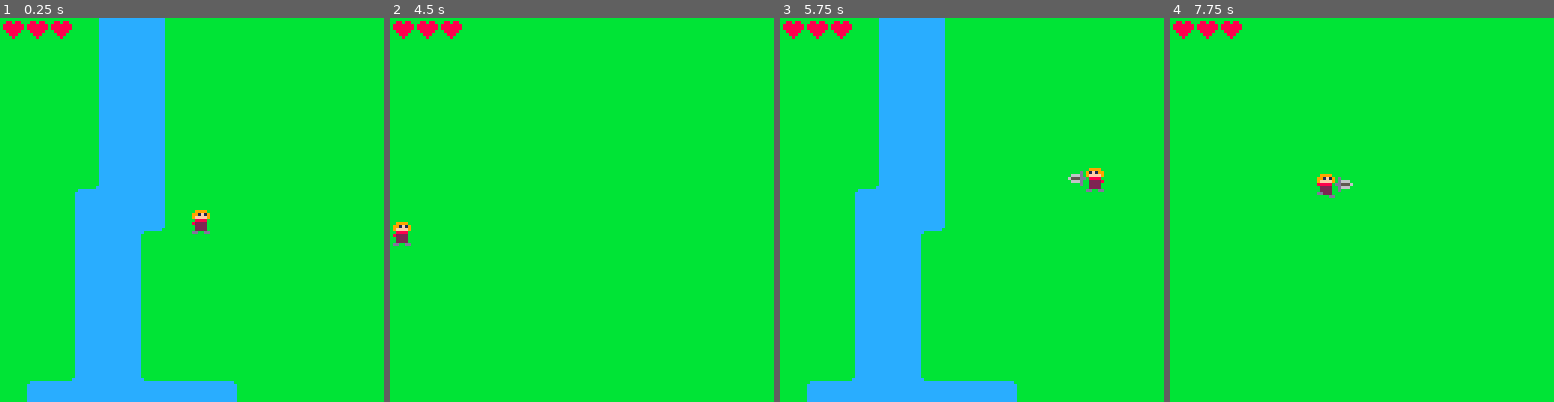
Above: before the commit, frames 1-4 (left to right).
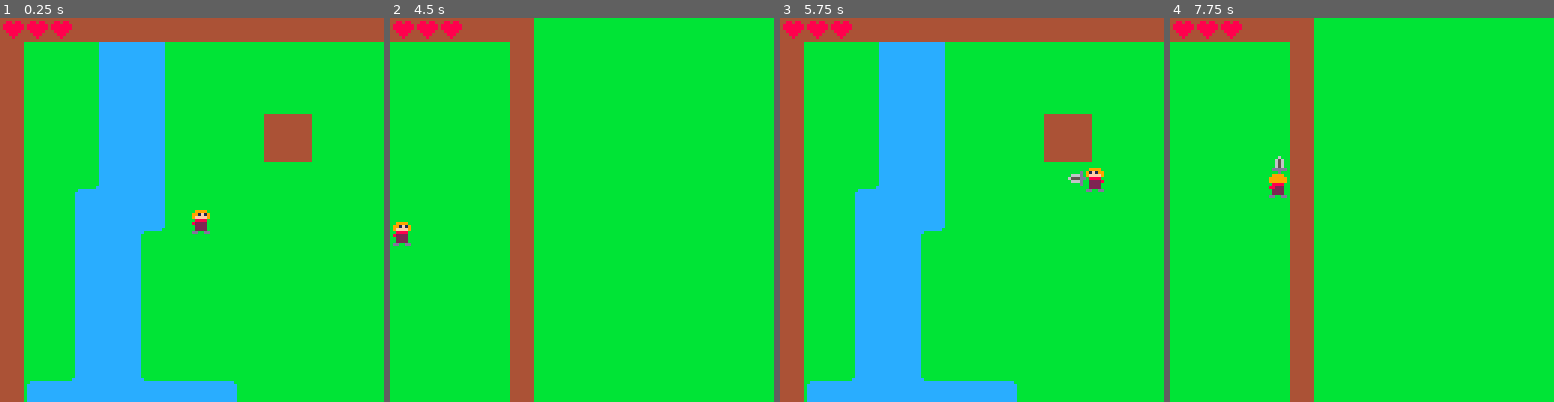
Above: after the commit, the same moments.

Repository: annydalch/pico8adventure
Game: PICO-8 cartridge adventure.p8
The game is run twice, just before and just after one commit, with the same random seed, the same clock (stepped at 60 frames per second) and the same inputs.
Inputs:
- Up to frame 1 (0.25 s): no input
- Up to frame 2 (4.5 s): tap O (Z key) at 0.7, 1.7, 2.1, 2.5, 2.9, 3.3, 3.7, 4.1 s; hold Right 1.6-2.1 s; hold Up 2.15-2.42 s; hold Right 2.47-3.03 s; hold Left 3.08-3.58 s; hold Down 3.63-3.97 s; hold Right from 4.02 s (still down)
- Up to frame 3 (5.75 s): tap O (Z key) every 0.4 s from 4.5 to 5.7 s; release Right at 4.68 s; hold Up 4.73-5.03 s; hold Left 5.08-5.68 s; hold Down from 5.73 s (still down)
- Up to frame 4 (7.75 s): release Down at 6.03 s; hold Right 6.08-6.58 s; tap O (Z key) every 0.4 s from 6.1 to 7.7 s; hold Right 6.63-7.13 s; hold Up 7.18-7.45 s; hold Right from 7.5 s (still down)

The runs differ from the first frame. In frame 1, 13% of the frame differs, in the area x 0-100%, y 0-100%; in frame 2, 7.7%; in frame 3, 13%; in frame 4, 8.3%.

Commit message:
added some rocks? to the map

Diff:
--- a/adventure.p8
+++ b/adventure.p8
@@ -208,6 +208,15 @@
    else
       return true
    end
+end
+
+function checkcanmove(entity, x, y)
+   if not checklocationforimpass(entity, x, y, 4) and not entity.flippers then
+      return false
+   elseif not checklocationforimpass(entity, x, y, 0) then
+      return false
+   end
+   return true
 end
 
 function playersetdirection(dx, dy)
@@ -260,10 +269,9 @@
 end
 function updateplayer(self)
    local movx, movy = checkmovebuttons()
-   if (checklocationforimpass(self,
+   if (checkcanmove(self,
 			     self.x + movx,
-			     self.y + movy,
-			     4)) then
+			     self.y + movy)) then
       self.x += movx
       self.y += movy
       playeradvancestate(self, movx, movy)
@@ -485,31 +493,31 @@
 0000000000000000101010010000000000000000000000001010100000000000000000000000000010101000000000000000000000000000000000000000000000000000000000000000000000000000000000000000000000000000000000000000000000000000000000000000000000000000000000000000000000000000
 0000000000000000000000000000000000000000000000000000000000000000000000000000000000000000000000000000000000000000000000000000000000000000000000000000000000000000000000000000000000000000000000000000000000000000000000000000000000000000000000000000000000000000
 __map__
-0606060618191a06060606060606060606060606060606060606060606060606060606060606060606060606060606060606060606060606000000000000000000000000000000000000000000000000000000000000000000000000000000000000000000000000000000000000000000000000000000000000000000000000
-0606060618191a06060606060606060606060606060606060606060606060606060606060606060606060606060606060606060606060606000000000000000000000000000000000000000000000000000000000000000000000000000000000000000000000000000000000000000000000000000000000000000000000000
-0606060618191a06060606060606060606060606060606060606060606060606060606060606060606060606060606060606060606060606000000000000000000000000000000000000000000000000000000000000000000000000000000000000000000000000000000000000000000000000000000000000000000000000
-0606060618191a06060606060606060606060606060606060606060606060606060606060606060606060606060606060606060606060606000000000000000000000000000000000000000000000000000000000000000000000000000000000000000000000000000000000000000000000000000000000000000000000000
-0606060618191a06060606060606060606060606060606060606060606060606060606060606060606060606060606060606060606060606000000000000000000000000000000000000000000000000000000000000000000000000000000000000000000000000000000000000000000000000000000000000000000000000
-0606060618191a06060606060606060606060606060606060606060606060606060606060606060606060606060606060606060606060606000000000000000000000000000000000000000000000000000000000000000000000000000000000000000000000000000000000000000000000000000000000000000000000000
-0606060618191a06060606060606060606060606060606060606060606060606060606060606060606060606060606060606060606060606000000000000000000000000000000000000000000000000000000000000000000000000000000000000000000000000000000000000000000000000000000000000000000000000
-0606060819191a06060606060606060606060606060606060606060606060606060606060606060606060606060606060606060606060606000000000000000000000000000000000000000000000000000000000000000000000000000000000000000000000000000000000000000000000000000000000000000000000000
-0606061819192a06060606060606060606060606060606060606060606060606060606060606060606060606060606060606060606060606000000000000000000000000000000000000000000000000000000000000000000000000000000000000000000000000000000000000000000000000000000000000000000000000
-06060618191a0606060606060606060606060606060606060606060606060606060606060606060606060606060606060606060606060606000000000000000000000000000000000000000000000000000000000000000000000000000000000000000000000000000000000000000000000000000000000000000000000000
-06060618191a0606060606060606060606060606060606060606060606060606060606060606060606060606060606060606060606060606000000000000000000000000000000000000000000000000000000000000000000000000000000000000000000000000000000000000000000000000000000000000000000000000
-06060618191a0606060606060606060606060606060606060606060606060606060606060606060606060606060606060606060606060606000000000000000000000000000000000000000000000000000000000000000000000000000000000000000000000000000000000000000000000000000000000000000000000000
-06060618191a0606060606060606060606060606060606060606060606060606060606060606060606060606060606060606060606060606000000000000000000000000000000000000000000000000000000000000000000000000000000000000000000000000000000000000000000000000000000000000000000000000
-06060618191a0606060606060606060606060606060606060606060606060606060606060606060606060606060606060606060606060606000000000000000000000000000000000000000000000000000000000000000000000000000000000000000000000000000000000000000000000000000000000000000000000000
-06060618191a0606060606060606060606060606060606060606060606060606060606060606060606060606060606060606060606060606000000000000000000000000000000000000000000000000000000000000000000000000000000000000000000000000000000000000000000000000000000000000000000000000
-0608091919190909090a06060606060606060606060606060606060606060606060606060606060606060606060606060606060606060606000000000000000000000000000000000000000000000000000000000000000000000000000000000000000000000000000000000000000000000000000000000000000000000000
-0618191919191919191a06060606060606060606060606060606060606060606060606060606060606060606060606060606060606060606000000000000000000000000000000000000000000000000000000000000000000000000000000000000000000000000000000000000000000000000000000000000000000000000
-0618191919191919191a06060606060606060606060606060606060606060606060606060606060606060606060606060606060606060606000000000000000000000000000000000000000000000000000000000000000000000000000000000000000000000000000000000000000000000000000000000000000000000000
-0618191919191919191a06060606060606060606060606060606060606060606060606060606060606060606060606060606060606060606000000000000000000000000000000000000000000000000000000000000000000000000000000000000000000000000000000000000000000000000000000000000000000000000
-0628292929292929292a06060606060606060606060606060606060606060606060606060606060606060606060606060606060606060606000000000000000000000000000000000000000000000000000000000000000000000000000000000000000000000000000000000000000000000000000000000000000000000000
-0606060606060606060606060606060606060606060606060606060606060606060606060606060606060606060606060606060606060606000000000000000000000000000000000000000000000000000000000000000000000000000000000000000000000000000000000000000000000000000000000000000000000000
-0606060606060606060606060606060606060606060606060606060606060606060606060606060606060606060606060606060606060606000000000000000000000000000000000000000000000000000000000000000000000000000000000000000000000000000000000000000000000000000000000000000000000000
-0606060606060606060606060606060606060606060606060606060606060606060606060606060606060606060606060606060606060606000000000000000000000000000000000000000000000000000000000000000000000000000000000000000000000000000000000000000000000000000000000000000000000000
-0606060606060606060606060606060606060606060606060606060606060606060606060606060606060606060606060606060606060606000000000000000000000000000000000000000000000000000000000000000000000000000000000000000000000000000000000000000000000000000000000000000000000000
-0606060606060606060606060606060606060606060606060606060606060606060606060606060606060606060606060606060606060606000000000000000000000000000000000000000000000000000000000000000000000000000000000000000000000000000000000000000000000000000000000000000000000000
+0b0b0b0b0b0b0b0b0b0b0b0b0b0b0b0b0b0b0b0b0b0b06060606060606060606060606060606060606060606060606060606060606060606000000000000000000000000000000000000000000000000000000000000000000000000000000000000000000000000000000000000000000000000000000000000000000000000
+0b06060618191a06060606060606060606060606060b06060606060606060606060606060606060606060606060606060606060606060606000000000000000000000000000000000000000000000000000000000000000000000000000000000000000000000000000000000000000000000000000000000000000000000000
+0b06060618191a06060606060606060606060606060b06060606060606060606060606060606060606060606060606060606060606060606000000000000000000000000000000000000000000000000000000000000000000000000000000000000000000000000000000000000000000000000000000000000000000000000
+0b06060618191a06060606060606060606060606060b06060606060606060606060606060606060606060606060606060606060606060606000000000000000000000000000000000000000000000000000000000000000000000000000000000000000000000000000000000000000000000000000000000000000000000000
+0b06060618191a060606060b0b06060606060606060b06060606060606060606060606060606060606060606060606060606060606060606000000000000000000000000000000000000000000000000000000000000000000000000000000000000000000000000000000000000000000000000000000000000000000000000
+0b06060618191a060606060b0b06060606060606060b06060606060606060606060606060606060606060606060606060606060606060606000000000000000000000000000000000000000000000000000000000000000000000000000000000000000000000000000000000000000000000000000000000000000000000000
+0b06060618191a06060606060606060606060606060b06060606060606060606060606060606060606060606060606060606060606060606000000000000000000000000000000000000000000000000000000000000000000000000000000000000000000000000000000000000000000000000000000000000000000000000
+0b06060819191a06060606060606060606060606060b06060606060606060606060606060606060606060606060606060606060606060606000000000000000000000000000000000000000000000000000000000000000000000000000000000000000000000000000000000000000000000000000000000000000000000000
+0b06061819192a06060606060606060606060606060b06060606060606060606060606060606060606060606060606060606060606060606000000000000000000000000000000000000000000000000000000000000000000000000000000000000000000000000000000000000000000000000000000000000000000000000
+0b060618191a0606060606060606060606060606060b06060606060606060606060606060606060606060606060606060606060606060606000000000000000000000000000000000000000000000000000000000000000000000000000000000000000000000000000000000000000000000000000000000000000000000000
+0b060618191a0606060606060606060606060606060b06060606060606060606060606060606060606060606060606060606060606060606000000000000000000000000000000000000000000000000000000000000000000000000000000000000000000000000000000000000000000000000000000000000000000000000
+0b060618191a0606060606060606060606060606060b06060606060606060606060606060606060606060606060606060606060606060606000000000000000000000000000000000000000000000000000000000000000000000000000000000000000000000000000000000000000000000000000000000000000000000000
+0b060618191a0606060606060606060606060606060b06060606060606060606060606060606060606060606060606060606060606060606000000000000000000000000000000000000000000000000000000000000000000000000000000000000000000000000000000000000000000000000000000000000000000000000
+0b060618191a0606060606060606060606060606060b06060606060606060606060606060606060606060606060606060606060606060606000000000000000000000000000000000000000000000000000000000000000000000000000000000000000000000000000000000000000000000000000000000000000000000000
+0b060618191a0606060606060606060606060606060b06060606060606060606060606060606060606060606060606060606060606060606000000000000000000000000000000000000000000000000000000000000000000000000000000000000000000000000000000000000000000000000000000000000000000000000
+0b08091919190909090a06060606060606060606060b06060606060606060606060606060606060606060606060606060606060606060606000000000000000000000000000000000000000000000000000000000000000000000000000000000000000000000000000000000000000000000000000000000000000000000000
+0b18191919191919191a06060606060606060606060b06060606060606060606060606060606060606060606060606060606060606060606000000000000000000000000000000000000000000000000000000000000000000000000000000000000000000000000000000000000000000000000000000000000000000000000
+0b18191919191919191a06060606060606060606060b06060606060606060606060606060606060606060606060606060606060606060606000000000000000000000000000000000000000000000000000000000000000000000000000000000000000000000000000000000000000000000000000000000000000000000000
+0b18191919191919191a06060606060606060606060b06060606060606060606060606060606060606060606060606060606060606060606000000000000000000000000000000000000000000000000000000000000000000000000000000000000000000000000000000000000000000000000000000000000000000000000
+0b28292929292929292a06060606060606060606060b06060606060606060606060606060606060606060606060606060606060606060606000000000000000000000000000000000000000000000000000000000000000000000000000000000000000000000000000000000000000000000000000000000000000000000000
+0b06060606060606060606060606060b0b060606060b06060606060606060606060606060606060606060606060606060606060606060606000000000000000000000000000000000000000000000000000000000000000000000000000000000000000000000000000000000000000000000000000000000000000000000000
+0b06060606060606060606060606060b0b060606060b06060606060606060606060606060606060606060606060606060606060606060606000000000000000000000000000000000000000000000000000000000000000000000000000000000000000000000000000000000000000000000000000000000000000000000000
+0b06060606060606060606060606060b0b060606060b06060606060606060606060606060606060606060606060606060606060606060606000000000000000000000000000000000000000000000000000000000000000000000000000000000000000000000000000000000000000000000000000000000000000000000000
+0b06060606060606060606060606060b0b060606060b06060606060606060606060606060606060606060606060606060606060606060606000000000000000000000000000000000000000000000000000000000000000000000000000000000000000000000000000000000000000000000000000000000000000000000000
+0b0b0b0b0b0b0b0b0b0b0b0b0b0b0b0b0b0b0b0b0b0b06060606060606060606060606060606060606060606060606060606060606060606000000000000000000000000000000000000000000000000000000000000000000000000000000000000000000000000000000000000000000000000000000000000000000000000
 0606060606060606060606060606060606060606060606060606060606060606060606060606060606060606060606060606060606060606000000000000000000000000000000000000000000000000000000000000000000000000000000000000000000000000000000000000000000000000000000000000000000000000
 0606060606060606060606060606060606060606060606060606060606060606060606060606060606060606060606060606060606060606000000000000000000000000000000000000000000000000000000000000000000000000000000000000000000000000000000000000000000000000000000000000000000000000
 0606060606060606060606060606060606060606060606060606060606060606060606060606060606060606060606060606060606060606000000000000000000000000000000000000000000000000000000000000000000000000000000000000000000000000000000000000000000000000000000000000000000000000
